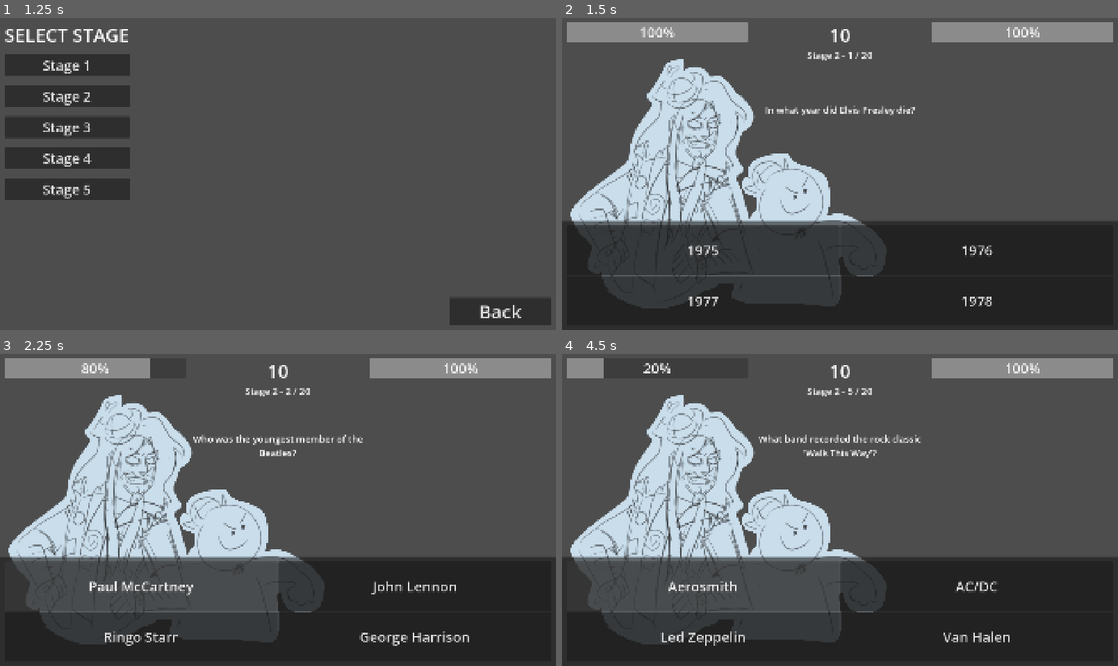
Above: before the commit, frames 1-4 (two rows, left to right).
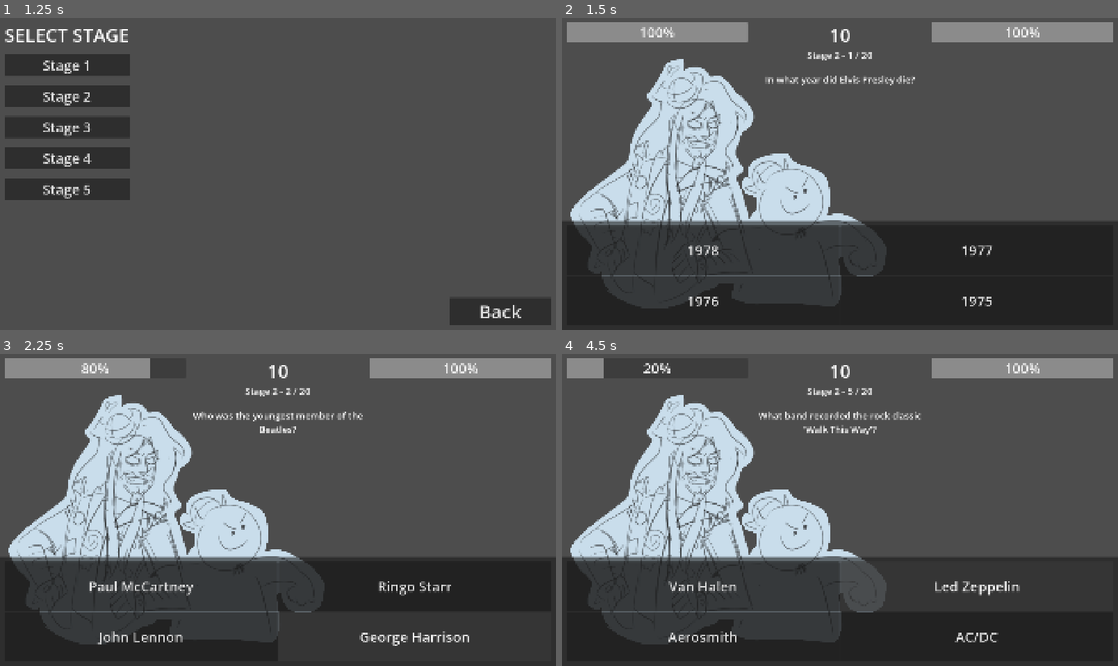
Above: after the commit, the same moments.

Repository: jillzilla/FBDB
Game: Godot game, scene res://assets/scenes/menu.tscn
The game is run twice, just before and just after one commit, with the same random seed, the same clock (stepped at 60 frames per second) and the same inputs.
Inputs:
- Up to frame 1 (1.25 s): click "Play" at 0.5 s
- Up to frame 2 (1.5 s): click "Stage 2" at 1.25 s
- Up to frame 3 (2.25 s): click "1975" at 2 s
- Up to frame 4 (4.5 s): click "Paul McCartney" at 2.75 s; click "Pink Floyd" at 3.5 s; click "His Halos" at 4.25 s

Frame 1 is identical in both runs. In frame 2, 0.8% of the frame differs, in the area x 26-78%, y 18-93%; in frame 3, 1.5%; in frame 4, 2.2%, in the area x 18-83%, y 18-94%.

Commit message:
fixes, and finalized gameplay

Diff:
--- a/assets/scenes/gameplay.tscn
+++ b/assets/scenes/gameplay.tscn
@@ -106,19 +106,18 @@
 layout_mode = 1
 anchors_preset = -1
 anchor_left = 0.5
-anchor_top = 0.296
-anchor_right = 0.5
-anchor_bottom = 0.296
+anchor_top = 0.38500002
+anchor_right = 0.5
+anchor_bottom = 0.38500002
 offset_left = -320.0
-offset_top = -127.67999
+offset_top = -223.80002
 offset_right = 320.0
-offset_bottom = 128.32
+offset_bottom = 224.19998
 grow_horizontal = 2
 grow_vertical = 2
 theme_override_font_sizes/font_size = 32
 text = "What is the capital of the USA?"
 horizontal_alignment = 1
-vertical_alignment = 1
 autowrap_mode = 2
 metadata/_edit_lock_ = true
 
--- a/assets/scripts/gameplay.gd
+++ b/assets/scripts/gameplay.gd
@@ -84,6 +84,8 @@
 
 	question.text = data["questions"][questions_order[current_question]];
 
+	answers_group.shuffle();
+
 	for i in range(answers_group.size()):
 		answers_group[i].text = data["answers"][answers_order[current_question]][i];
 
--- a/assets/stages/stage5data.json
+++ b/assets/stages/stage5data.json
@@ -5,7 +5,7 @@
 		"q2" : "To what song did he break his ribs to?",
 		"q3" : "What was Joel's first SiIvaGunner Collab?",
 		"q4" : "YO SHIT FOR BRAINS!!! WHAT GODDAMN COLOR IS THIS, HUH?! YOU FUCKING BLIND MOTHERFUCKER, WHO THE FUCK DO YOU THINK YOU ARE, COMING HERE AND SHITTING IN MY MAILBOX, PLAYING MY GODDAMN VIDEO GAMES!!! YOU GONNA LEARN ABOUT COLORS YOU… YOU DUMB FORESKIN!!!",
-		"q5" : "Are you on a trampoline right now?",
+		"q5" : "What was the name Joel originally gave to the evil farming game he envisioned?",
 		"q6" : "What is Vsauce Joey’s main catchphrase?",
 		"q7" : "What is Vsauce Joey's favorite movie?",
 		"q8" : "When was vargFren conceived?",
@@ -30,7 +30,7 @@
 		"q2" : ["Footloose - Kenny Loggins","Break the Ice - John Franham","The soothing sounds of monkeys","This question is stupid…"],
 		"q3" : ["File Select Fusion Collab","Creative Exercise (Mario Paint) - Mario Kart World","Main Theme (Remastered Version) - New Ghostbusters 2","Creative Exercise - Mario Paint"],
 		"q4" : ["IT'S BLUEEEEE IT'S GODDAMN GREEEN! BLAAAHCK","gray :)","yaay :D","make it stop"],
-		"q5" : ["Actually yeah","Just one foot","No","Trambapoline"],
+		"q5" : ["The evil farming game","Body Harvest Moon","REPLANTED","Bloody Harvest Moon"],
 		"q6" : ["Anyway I will be back tomorrow™ with a stream","GRAND DAD?! (Say the line coward)","F","SPEEN"],
 		"q7" : ["Morbius","The Minecraft Movie","Everything All At Once","Playing With Fire"],
 		"q8" : ["9th of August, 2019","10th of August, 2019","10th of August, 2018","9th of August, 2018"],
@@ -55,7 +55,7 @@
 		"a2" : "Footloose - Kenny Loggins",
 		"a3" : "File Select Fusion Collab",
 		"a4" : "make it stop",
-		"a5" : "Just one foot",
+		"a5" : "Body Harvest Moon",
 		"a6" : "Anyway I will be back tomorrow™ with a stream",
 		"a7" : "Playing With Fire",
 		"a8" : "10th of August, 2019",
